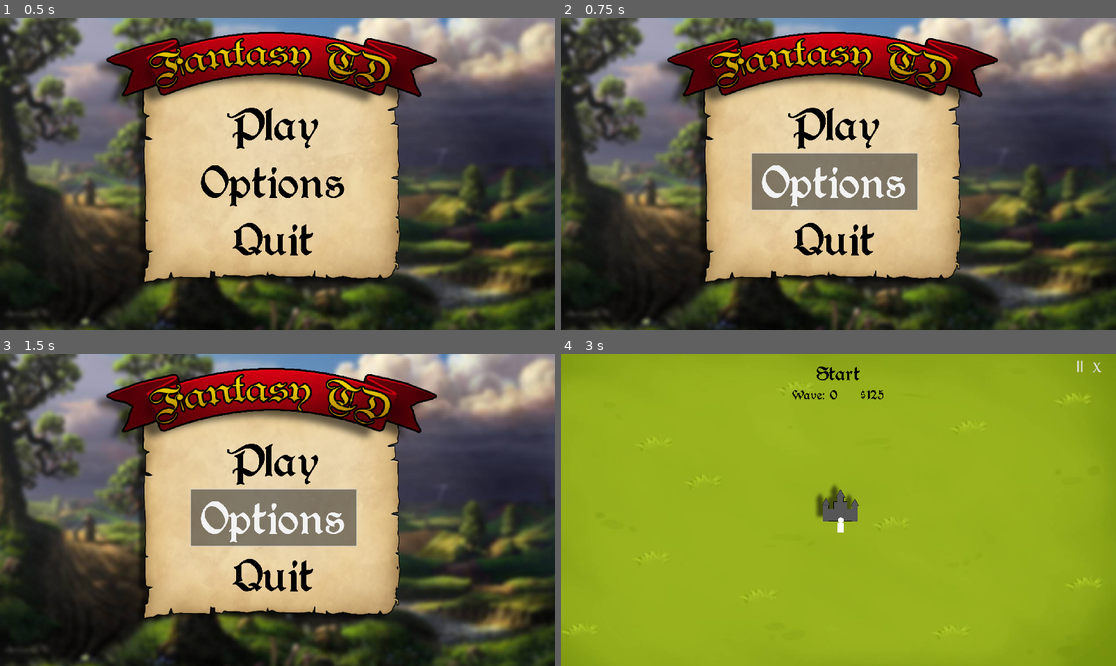
Above: before the commit, frames 1-4 (two rows, left to right).
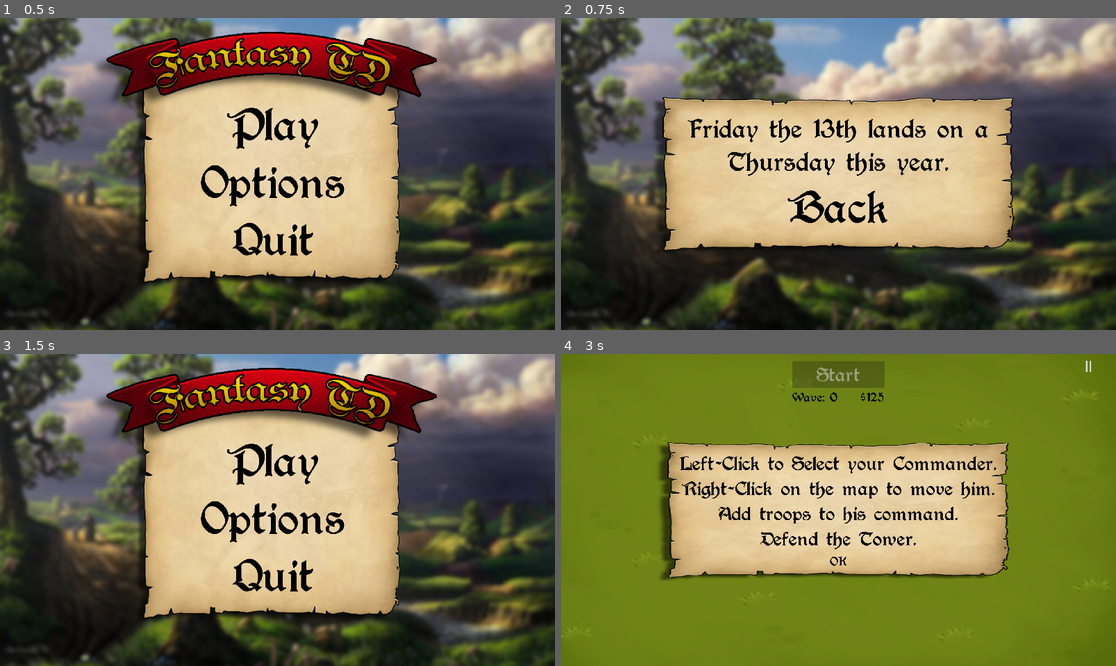
Above: after the commit, the same moments.

Repository: therealallaner/Fantasy-Tower-Defense
Game: Godot game, scene res://Scenes/TitleScreen.tscn
Two runs of this game, one before a commit and one after it. Both use one fixed random seed, a clock stepped at 60 frames per second and the inputs below.
Inputs (mouse positions are in pixels of both pictures, inside the frame that each line leads up to):
- Up to frame 1 (0.5 s): no input
- Up to frame 2 (0.75 s): click "Options" at 0.5 s
- Up to frame 3 (1.5 s): click (277, 541) at 1.25 s, where only the run after the commit has a clickable "Back"
- Up to frame 4 (3 s): click "Play" at 2 s; click "Army 1" at 2.75 s

Frame 1 is identical in both runs. In frame 2, 35% of the frame differs, in the area x 16-82%, y 4-86%; in frame 3, 5.5%; in frame 4, 100%, in the area x 0-100%, y 0-100%.

Commit message:
First Prototype
Updated UI some more
Added some extra menus
Made it easier to understand the game I hope

Diff:
--- a/Scenes/Characters/commander.tscn
+++ b/Scenes/Characters/commander.tscn
@@ -19,15 +19,22 @@
 script = ExtResource("1_4r3id")
 
 [node name="Sprite2D" type="Sprite2D" parent="."]
+self_modulate = Color(0, 0, 0, 1)
+texture = ExtResource("1_yloek")
+
+[node name="Selected" type="Sprite2D" parent="."]
+visible = false
 texture = ExtResource("1_yloek")
 
 [node name="CollisionShape2D" type="CollisionShape2D" parent="."]
+visible = false
 position = Vector2(-0.5, 19)
 shape = SubResource("RectangleShape2D_xt5r4")
 
 [node name="Area2D" type="Area2D" parent="."]
 
 [node name="CollisionShape2D" type="CollisionShape2D" parent="Area2D"]
+visible = false
 position = Vector2(0, 3)
 shape = SubResource("CapsuleShape2D_awnc2")
 
@@ -36,6 +43,7 @@
 collision_mask = 15
 
 [node name="CollisionShape2D" type="CollisionShape2D" parent="AreaofCommand"]
+visible = false
 shape = SubResource("CircleShape2D_ngnaw")
 
 [connection signal="mouse_entered" from="Area2D" to="." method="_on_area_2d_mouse_entered"]
--- a/Scenes/UI_Scenes/game_ui.tscn
+++ b/Scenes/UI_Scenes/game_ui.tscn
@@ -1,6 +1,7 @@
 [gd_scene load_steps=8 format=3 uid="uid://mltrhj62rtfc"]
 
 [ext_resource type="Script" path="res://Scripts/Game UI.gd" id="1_pvasg"]
+[ext_resource type="PackedScene" uid="uid://uampch6miue6" path="res://Scenes/UI_Scenes/wave_rewards.tscn" id="2_2islk"]
 [ext_resource type="Theme" uid="uid://cp2e2s82wiif8" path="res://Assets/UI/Themes/Augusta.tres" id="2_mttdy"]
 [ext_resource type="Texture2D" uid="uid://1bbvi1pcs3a5" path="res://Assets/My Sprites/LowMeleeUnit.png" id="3_2ul3f"]
 [ext_resource type="Texture2D" uid="uid://cs3r8cehshbxd" path="res://Assets/My Sprites/LowRangedUnit.png" id="4_d0j5u"]
@@ -8,42 +9,10 @@
 
 [sub_resource type="StyleBoxEmpty" id="StyleBoxEmpty_qcrhb"]
 
-[sub_resource type="StyleBoxEmpty" id="StyleBoxEmpty_gm3gl"]
-
 [node name="Game UI" type="CanvasLayer"]
 script = ExtResource("1_pvasg")
 
-[node name="WaveRewards" type="PanelContainer" parent="."]
-anchors_preset = 8
-anchor_left = 0.5
-anchor_top = 0.5
-anchor_right = 0.5
-anchor_bottom = 0.5
-offset_left = -376.0
-offset_top = -198.5
-offset_right = 376.0
-offset_bottom = 198.5
-grow_horizontal = 2
-grow_vertical = 2
-theme = ExtResource("2_mttdy")
-
-[node name="MarginContainer" type="MarginContainer" parent="WaveRewards"]
-layout_mode = 2
-theme_override_constants/margin_left = 250
-theme_override_constants/margin_top = 100
-theme_override_constants/margin_right = 250
-theme_override_constants/margin_bottom = 100
-
-[node name="VBoxContainer" type="VBoxContainer" parent="WaveRewards/MarginContainer"]
-layout_mode = 2
-
-[node name="test 1" type="Label" parent="WaveRewards/MarginContainer/VBoxContainer"]
-layout_mode = 2
-text = "Nice Wave!!"
-
-[node name="test 2" type="Button" parent="WaveRewards/MarginContainer/VBoxContainer"]
-layout_mode = 2
-text = "OK"
+[node name="WaveRewards" parent="." instance=ExtResource("2_2islk")]
 
 [node name="GameStats" type="VBoxContainer" parent="."]
 anchors_preset = 5
@@ -133,6 +102,7 @@
 layout_mode = 2
 tooltip_text = "Swordsman
 Cost: 50
+Damage: 5
 Housing Space: 1"
 texture_normal = ExtResource("3_2ul3f")
 
@@ -145,6 +115,7 @@
 layout_mode = 2
 tooltip_text = "X-Bow
 Cost: 75
+Damage: 8
 Housing Space: 1.5"
 texture_normal = ExtResource("4_d0j5u")
 stretch_mode = 1
@@ -186,20 +157,89 @@
 layout_mode = 2
 size_flags_horizontal = 3
 
-[node name="Quit" type="Button" parent="MenuButtons"]
-layout_mode = 2
-theme = ExtResource("5_g1t6w")
-theme_override_styles/normal = SubResource("StyleBoxEmpty_gm3gl")
-text = "X"
-
-[node name="Spacer3" type="Control" parent="MenuButtons"]
-layout_mode = 2
-size_flags_horizontal = 3
-
 [node name="Timer" type="Timer" parent="."]
 one_shot = true
 
-[connection signal="pressed" from="WaveRewards/MarginContainer/VBoxContainer/test 2" to="." method="_on_test_2_pressed"]
+[node name="Controls" type="PanelContainer" parent="."]
+anchors_preset = 8
+anchor_left = 0.5
+anchor_top = 0.5
+anchor_right = 0.5
+anchor_bottom = 0.5
+offset_left = -849.0
+offset_top = -224.0
+offset_right = 849.0
+offset_bottom = 224.0
+grow_horizontal = 2
+grow_vertical = 2
+theme = ExtResource("2_mttdy")
+
+[node name="MarginContainer" type="MarginContainer" parent="Controls"]
+layout_mode = 2
+theme_override_constants/margin_left = 300
+theme_override_constants/margin_top = 50
+theme_override_constants/margin_right = 300
+theme_override_constants/margin_bottom = 50
+
+[node name="VBoxContainer" type="VBoxContainer" parent="Controls/MarginContainer"]
+layout_mode = 2
+
+[node name="Label" type="Label" parent="Controls/MarginContainer/VBoxContainer"]
+layout_mode = 2
+size_flags_vertical = 6
+theme_override_font_sizes/font_size = 75
+text = "Left-Click to Select your Commander.
+Right-Click on the map to move him.
+Add troops to his command.
+Defend the Tower."
+horizontal_alignment = 1
+vertical_alignment = 1
+
+[node name="Spacer" type="Control" parent="Controls/MarginContainer/VBoxContainer"]
+layout_mode = 2
+size_flags_vertical = 3
+
+[node name="OK" type="Button" parent="Controls/MarginContainer/VBoxContainer"]
+layout_mode = 2
+theme_override_font_sizes/font_size = 50
+text = "OK"
+
+[node name="PauseMenu" type="PanelContainer" parent="."]
+anchors_preset = 8
+anchor_left = 0.5
+anchor_top = 0.5
+anchor_right = 0.5
+anchor_bottom = 0.5
+offset_left = -525.5
+offset_top = -371.5
+offset_right = 525.5
+offset_bottom = 371.5
+grow_horizontal = 2
+grow_vertical = 2
+theme = ExtResource("2_mttdy")
+
+[node name="MarginContainer" type="MarginContainer" parent="PauseMenu"]
+layout_mode = 2
+theme_override_constants/margin_left = 250
+theme_override_constants/margin_top = 75
+theme_override_constants/margin_right = 250
+theme_override_constants/margin_bottom = 75
+
+[node name="VBoxContainer" type="VBoxContainer" parent="PauseMenu/MarginContainer"]
+layout_mode = 2
+
+[node name="Resume" type="Button" parent="PauseMenu/MarginContainer/VBoxContainer"]
+layout_mode = 2
+text = "Resume"
+
+[node name="Controls" type="Button" parent="PauseMenu/MarginContainer/VBoxContainer"]
+layout_mode = 2
+text = "Controls"
+
+[node name="Quit" type="Button" parent="PauseMenu/MarginContainer/VBoxContainer"]
+layout_mode = 2
+text = "Main Menu"
+
 [connection signal="pressed" from="GameStats/WaveController" to="." method="_on_wave_controller_pressed"]
 [connection signal="mouse_entered" from="Stores/HumanStore/Infantry/Infantry" to="." method="_on_infantry_mouse_entered"]
 [connection signal="mouse_exited" from="Stores/HumanStore/Infantry/Infantry" to="." method="_on_infantry_mouse_exited"]
@@ -208,5 +248,8 @@
 [connection signal="mouse_exited" from="Stores/HumanStore/Xbowman/Xbow" to="." method="_on_xbow_mouse_exited"]
 [connection signal="pressed" from="Stores/HumanStore/Xbowman/Xbow" to="." method="_on_xbow_pressed"]
 [connection signal="pressed" from="MenuButtons/Pause" to="." method="_on_pause_pressed"]
-[connection signal="pressed" from="MenuButtons/Quit" to="." method="_on_quit_pressed"]
 [connection signal="timeout" from="Timer" to="." method="_on_timer_timeout"]
+[connection signal="pressed" from="Controls/MarginContainer/VBoxContainer/OK" to="." method="_on_ok_pressed"]
+[connection signal="pressed" from="PauseMenu/MarginContainer/VBoxContainer/Resume" to="." method="_on_resume_pressed"]
+[connection signal="pressed" from="PauseMenu/MarginContainer/VBoxContainer/Controls" to="." method="_on_controls_pressed"]
+[connection signal="pressed" from="PauseMenu/MarginContainer/VBoxContainer/Quit" to="." method="_on_quit_pressed"]
--- /dev/null
+++ b/Scenes/UI_Scenes/wave_rewards.tscn
@@ -0,0 +1,39 @@
+[gd_scene load_steps=3 format=3 uid="uid://uampch6miue6"]
+
+[ext_resource type="Theme" uid="uid://cp2e2s82wiif8" path="res://Assets/UI/Themes/Augusta.tres" id="1_0658s"]
+[ext_resource type="Script" path="res://Scripts/WaveRewards/wave_rewards.gd" id="2_3cxde"]
+
+[node name="WaveRewards" type="PanelContainer"]
+anchors_preset = 8
+anchor_left = 0.5
+anchor_top = 0.5
+anchor_right = 0.5
+anchor_bottom = 0.5
+offset_left = -376.0
+offset_top = -198.5
+offset_right = 376.0
+offset_bottom = 198.5
+grow_horizontal = 2
+grow_vertical = 2
+theme = ExtResource("1_0658s")
+script = ExtResource("2_3cxde")
+
+[node name="MarginContainer" type="MarginContainer" parent="."]
+layout_mode = 2
+theme_override_constants/margin_left = 250
+theme_override_constants/margin_top = 100
+theme_override_constants/margin_right = 250
+theme_override_constants/margin_bottom = 100
+
+[node name="VBoxContainer" type="VBoxContainer" parent="MarginContainer"]
+layout_mode = 2
+
+[node name="test 1" type="Label" parent="MarginContainer/VBoxContainer"]
+layout_mode = 2
+text = "Nice Wave!!"
+
+[node name="test 2" type="Button" parent="MarginContainer/VBoxContainer"]
+layout_mode = 2
+text = "OK"
+
+[connection signal="pressed" from="MarginContainer/VBoxContainer/test 2" to="." method="_on_test_2_pressed"]
--- a/Scenes/army_select.tscn
+++ b/Scenes/army_select.tscn
@@ -45,11 +45,13 @@
 text = "Army 1"
 
 [node name="2" type="Button" parent="PanelContainer/MarginContainer/HBoxContainer"]
+visible = false
 layout_mode = 2
 theme_override_colors/font_color = Color(0, 0, 0, 1)
 text = "Army 2"
 
 [node name="3" type="Button" parent="PanelContainer/MarginContainer/HBoxContainer"]
+visible = false
 layout_mode = 2
 theme_override_colors/font_color = Color(0, 0, 0, 1)
 text = "Army 3"
--- a/Scenes/main_menu.tscn
+++ b/Scenes/main_menu.tscn
@@ -66,5 +66,44 @@
 theme_override_styles/normal = SubResource("StyleBoxEmpty_cluw7")
 text = "Quit"
 
+[node name="OptionsLabel" type="PanelContainer" parent="."]
+visible = false
+anchors_preset = 8
+anchor_left = 0.5
+anchor_top = 0.5
+anchor_right = 0.5
+anchor_bottom = 0.5
+offset_left = -874.0
+offset_top = -288.5
+offset_right = 874.0
+offset_bottom = 288.5
+grow_horizontal = 2
+grow_vertical = 2
+theme = ExtResource("5_s4h3j")
+
+[node name="MarginContainer" type="MarginContainer" parent="OptionsLabel"]
+layout_mode = 2
+theme_override_constants/margin_left = 350
+theme_override_constants/margin_top = 75
+theme_override_constants/margin_right = 350
+theme_override_constants/margin_bottom = 75
+
+[node name="VBoxContainer" type="VBoxContainer" parent="OptionsLabel/MarginContainer"]
+layout_mode = 2
+
+[node name="OptionsLabel" type="Label" parent="OptionsLabel/MarginContainer/VBoxContainer"]
+layout_mode = 2
+theme_override_font_sizes/font_size = 100
+text = "Friday the 13th lands on a
+Thursday this year."
+horizontal_alignment = 1
+vertical_alignment = 1
+
+[node name="Back" type="Button" parent="OptionsLabel/MarginContainer/VBoxContainer"]
+layout_mode = 2
+text = "Back"
+
 [connection signal="pressed" from="Control/VBoxContainer/Play" to="." method="_on_play_pressed"]
+[connection signal="pressed" from="Control/VBoxContainer/Options" to="." method="_on_options_pressed"]
 [connection signal="pressed" from="Control/VBoxContainer/Quit" to="." method="_on_quit_pressed"]
+[connection signal="pressed" from="OptionsLabel/MarginContainer/VBoxContainer/Back" to="." method="_on_back_pressed"]
--- a/Scenes/node_2d.tscn
+++ b/Scenes/node_2d.tscn
@@ -12,10 +12,11 @@
 script = ExtResource("1_m7q4i")
 
 [node name="GrassBg" type="Sprite2D" parent="."]
+self_modulate = Color(0.737255, 0.737255, 0.737255, 1)
 z_index = -4
-position = Vector2(968, 535)
-scale = Vector2(1.56016, 1.55833)
-texture = ExtResource("1_fb5ao")
+position = Vector2(972, 534)
+scale = Vector2(1.6, 1.6)
+texture = ExtResource("2_obh4j")
 
 [node name="TheTower" parent="." instance=ExtResource("2_8533y")]
 position = Vector2(967, 530)
--- a/Scripts/Classes/commander.gd
+++ b/Scripts/Classes/commander.gd
@@ -18,6 +18,11 @@
 	if Input.is_action_just_pressed("Right-Click"):
 		if Global.SelectedCommander == self:
 			Target = get_global_mouse_position()
+
+	if Global.SelectedCommander == self:
+		$Selected.visible = true
+	else:
+		$Selected.visible = false
 
 	if position == Target:
 		Target = null
--- a/Scripts/Classes/xbowman.gd
+++ b/Scripts/Classes/xbowman.gd
@@ -5,7 +5,7 @@
 func _ready():
 	isenemy = false
 	Speed = 100
-	attackDMG = 6
+	attackDMG = 8
 	HP = 12
 	Find_Target()
 
--- a/Scripts/Game UI.gd
+++ b/Scripts/Game UI.gd
@@ -11,10 +11,13 @@
 @onready var Xbow_Unit = preload("res://Scenes/Characters/xbowman.tscn")
 @onready var MaxSpace = $CommanderStats/MaxSpace
 @onready var CurrSpace = $CommanderStats/CurrSpace
-var CommanderRounds = [2,5,8]
+var CommanderRounds = [2,5,9,15,21]
+var isPaused = false
 
 func _ready():
+	WaveButton.disabled = true
 	$WaveRewards.hide()
+	$PauseMenu.visible = false
 	WaveButton.text = "Start"
 	WaveCount.text = "Wave: " + str(Global.CurrWave)
 	$Stores/HumanStore.visible = false
@@ -73,6 +76,19 @@
 		instance.position = targetpos
 		get_parent().add_child(instance)
 
+func Pause():
+	if $Controls.visible:
+		return
+
+	if isPaused:
+		$PauseMenu.visible = false
+		isPaused = false
+		Engine.time_scale = 1
+	else:
+		$PauseMenu.visible = true
+		isPaused = true
+		Engine.time_scale = 0
+
 
 func _on_infantry_pressed():
 	if Global.PlayerMoney >= Global.InfantryCost:
@@ -99,11 +115,11 @@
 
 
 func _on_pause_pressed():
-	get_tree().change_scene_to_file("res://Scenes/TitleScreen.tscn")
+	Pause()
 
 
 func _on_quit_pressed():
-	get_tree().quit()
+	get_tree().change_scene_to_file("res://Scenes/TitleScreen.tscn")
 
 
 
@@ -113,10 +129,26 @@
 	get_parent().get_node("SpawnController").Set_Spawns()
 	$Timer.start()
 
-func _on_test_2_pressed():
-	$WaveRewards.hide()
-	WaveButton.disabled = false
 
 
 func _on_timer_timeout():
 	Global.WaveReward = true
+
+
+
+func _on_ok_pressed():
+	if isPaused:
+		$PauseMenu.visible = true
+		$Controls.visible = false
+	else:
+		$Controls.visible = false
+		WaveButton.disabled = false
+
+
+func _on_resume_pressed():
+	Pause()
+
+
+func _on_controls_pressed():
+	$PauseMenu.visible = false
+	$Controls.visible = true
--- /dev/null
+++ b/Scripts/WaveRewards/wave_rewards.gd
@@ -0,0 +1,11 @@
+extends PanelContainer
+
+
+@onready var WaveButton = get_parent().get_node("GameStats/WaveController")
+var rewards = []
+
+
+
+func _on_test_2_pressed():
+	self.hide()
+	WaveButton.disabled = false
--- a/Scripts/main_menu.gd
+++ b/Scripts/main_menu.gd
@@ -8,3 +8,14 @@
 
 func _on_quit_pressed():
 	get_tree().quit()
+
+
+
+func _on_options_pressed():
+	$Control.visible = false
+	$OptionsLabel.visible = true
+
+
+func _on_back_pressed():
+	$Control.visible = true
+	$OptionsLabel.visible = false
--- a/Scripts/node_2d.gd
+++ b/Scripts/node_2d.gd
@@ -11,6 +11,10 @@
 	add_child(instance)
 
 func _process(delta):
+
+	if Input.is_action_just_pressed("Pause"):
+		$"Game UI".Pause()
+
 	if $TheTower.HP <= 0:
 		Global.CurrWave = 0
 		get_tree().change_scene_to_file("res://Scenes/TitleScreen.tscn")
--- a/project.godot
+++ b/project.godot
@@ -37,6 +37,11 @@
 "events": [Object(InputEventMouseButton,"resource_local_to_scene":false,"resource_name":"","device":-1,"window_id":0,"a …(253 unchanged characters)…
 ]
 }
+Pause={
+"deadzone": 0.5,
+"events": [Object(InputEventKey,"resource_local_to_scene":false,"resource_name":"","device":-1,"window_id":0,"alt_pressed":false,"shift_pressed":false,"ctrl_pressed":false,"meta_pressed":false,"pressed":false,"keycode":0,"physical_keycode":4194305,"key_label":0,"unicode":0,"echo":false,"script":null)
+]
+}
 
 [rendering]
 
Binary file added: Assets/GrassBG.jpg
Not shown, added: Assets/GrassBG.jpg.import
Not shown: 1 places in Scenes/node_2d.tscn that only renumber resources
Not shown, added: export_presets.cfg
